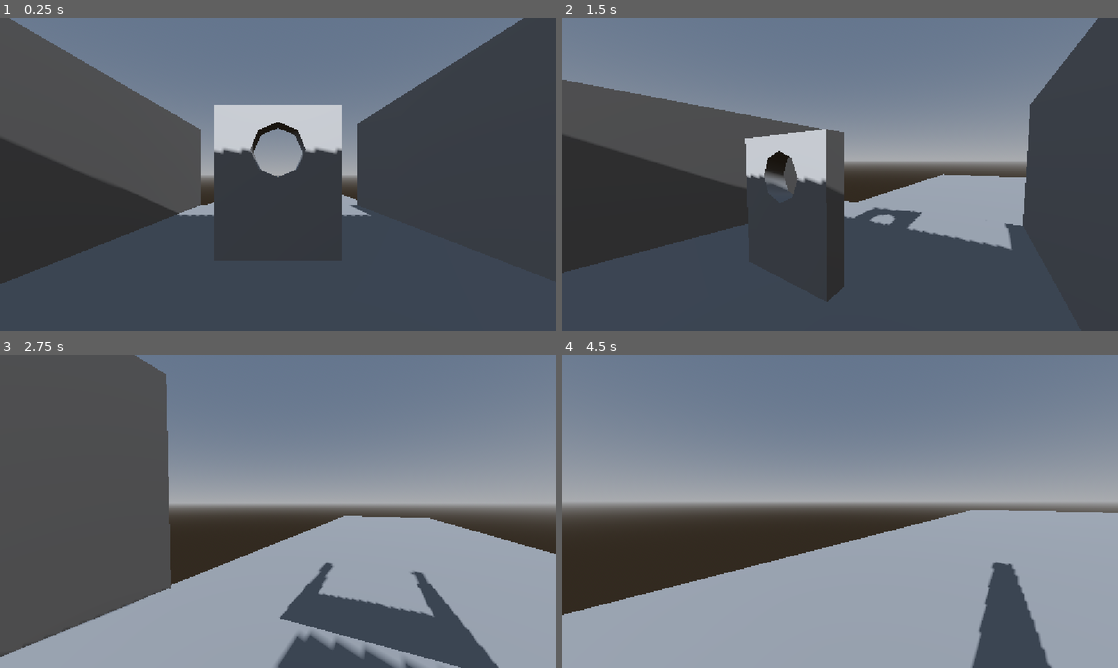
Above: before the commit, frames 1-4 (two rows, left to right).
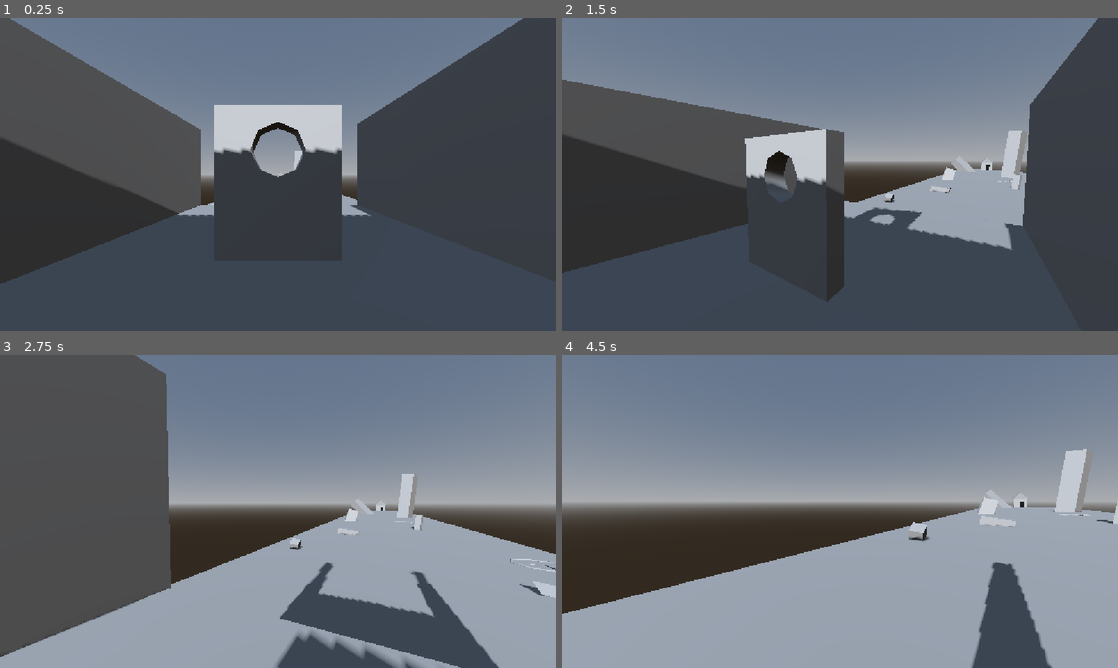
Above: after the commit, the same moments.

Repository: WatermelongamingA1/rileys-neighborhood
Game: Godot game, scene res://3d_room_test.tscn
The game is run twice, just before and just after one commit, with the same random seed, the same clock (stepped at 60 frames per second) and the same inputs. This scene is started directly instead of the project's main scene.
Inputs (mouse positions are in pixels of both pictures, inside the frame that each line leads up to):
- Up to frame 1 (0.25 s): no input
- Up to frame 2 (1.5 s): tap Enter (ui_accept) at 0.5 s; move the mouse to (962, 158) at 0.52 s; hold D (right) 0.53-1.28 s; click (962, 158) at 0.67 s; tap Space (jump) at 0.77 s; move the mouse to (812, 174) at 1.27 s; hold Up (ui_up) from 1.28 s (still down)
- Up to frame 3 (2.75 s): keep holding Up (ui_up); tap Space (jump) at 1.52 s; move the mouse to (289, 505) at 2.02 s
- Up to frame 4 (4.5 s): keep holding Up (ui_up); move the mouse to (834, 517) at 2.77 s; click (834, 517) at 2.92 s; tap Space (jump) at 3.02, 3.77 s; move the mouse to (878, 514) at 3.52 s; move the mouse to (795, 508) at 4.27 s

The runs differ from the first frame. In frame 1, less than 0.1% of the frame differs, in the area x 37-63%, y 42-60%; in frame 2, 1.0%; in frame 3, 1.1%; in frame 4, 1.7%, in the area x 0-100%, y 30-84%.

Commit message:
Made basic level design for the 3d part
hi zens

Diff:
--- a/3d_room_test.tscn
+++ b/3d_room_test.tscn
@@ -14,13 +14,23 @@
 sky = SubResource("Sky_e3syd")
 
 [sub_resource type="BoxShape3D" id="BoxShape3D_rn7tw"]
-size = Vector3(2.7, 4.7000003, 131.3)
+size = Vector3(2.7, 35.9, 215.8)
 
 [sub_resource type="BoxShape3D" id="BoxShape3D_netps"]
-size = Vector3(5.8, 4.7000003, 132)
+size = Vector3(5.8, 25.9, 218.6)
+
+[sub_resource type="BoxShape3D" id="BoxShape3D_1grxq"]
+size = Vector3(55.7, 25.9, 4.8)
 
 [sub_resource type="BoxShape3D" id="BoxShape3D_e3syd"]
 size = Vector3(48.4, 6.4, 0.90000004)
+
+[sub_resource type="StandardMaterial3D" id="StandardMaterial3D_8l6ir"]
+albedo_color = Color(0, 0, 0, 1)
+
+[sub_resource type="BoxMesh" id="BoxMesh_go7vm"]
+material = SubResource("StandardMaterial3D_8l6ir")
+size = Vector3(2.385, 4.135, 1)
 
 [node name="3dRoomTest" type="Node3D" unique_id=1697210721]
 
@@ -55,9 +65,9 @@
 input_jump = "jump"
 
 [node name="CSGBox3D3" type="CSGBox3D" parent="." unique_id=1156862546]
-transform = Transform3D(1, 0, 0, 0, 1, 0, 0, 0, 1.0000001, 3.187854, -6.4667935, -71.57665)
-use_collision = true
-size = Vector3(43.100002, 0.3, 129.7)
+transform = Transform3D(1, 0, 0, 0, 1, 0, 0, 0, 1.0000001, 3.087854, -6.8667936, -120.976654)
+use_collision = true
+size = Vector3(43.100002, 1.1, 230.7)
 
 [node name="CSGBox3D4" type="CSGBox3D" parent="." unique_id=461631093]
 transform = Transform3D(1, 0, 0, 0, 1, 0, 0, 0, 1, 4.8999996, -3.1999996, -0.0499997)
@@ -79,20 +89,116 @@
 use_collision = true
 size = Vector3(10.7, 6.6, 0.6)
 
+[node name="CSGBox3D8" type="CSGBox3D" parent="." unique_id=1023109122]
+transform = Transform3D(0.9848077, 0.1736482, 0, -0.15038374, 0.8528685, -0.5, -0.0868241, 0.49240386, 0.8660254, -13.25, -5.55, -37.95)
+use_collision = true
+size = Vector3(1.5, 1.3000001, 1.5)
+
+[node name="CSGBox3D9" type="CSGBox3D" parent="." unique_id=714969331]
+transform = Transform3D(0.9848077, 0.1736482, 0, -0.15038374, 0.8528685, -0.5, -0.0868241, 0.49240386, 0.8660254, 12.962784, -5.8960624, -30.530186)
+use_collision = true
+size = Vector3(1.5, 0.001, 1.5)
+
+[node name="CSGBox3D10" type="CSGBox3D" parent="." unique_id=271737903]
+transform = Transform3D(-0.12870869, -0.99146634, 0.020709254, -0.99015945, 0.1296401, 0.052714147, -0.05494892, -0.013720676, -0.99839526, -6.951212, -5.7330375, -59.234695)
+use_collision = true
+size = Vector3(1.5, 4.7000003, 1.5)
+
+[node name="CSGBox3D11" type="CSGBox3D" parent="." unique_id=1642131017]
+transform = Transform3D(-0.89628077, 0.09581824, 0.4330129, 0.07836991, 0.99523485, -0.058012694, -0.43650818, -0.018060474, -0.8995191, 10.748789, -4.233038, -76.8347)
+use_collision = true
+size = Vector3(1.5, 4.7000003, 1.5)
+
+[node name="CSGBox3D12" type="CSGBox3D" parent="." unique_id=779464869]
+transform = Transform3D(-0.6412971, -0.69361776, 0.3280746, -0.56410855, 0.71604025, 0.41117936, -0.5201158, 0.07861835, -0.85046995, -7.874422, -5.949521, -177.22638)
+use_collision = true
+size = Vector3(5.2000003, 24.4, 6.3)
+
+[node name="CSGBox3D13" type="CSGBox3D" parent="." unique_id=701459305]
+transform = Transform3D(-0.89628077, 0.09581824, 0.4330129, 0.07836991, 0.99523485, -0.058012694, -0.43650818, -0.018060474, -0.8995191, 14.335951, 4.6583157, -134.17001)
+use_collision = true
+size = Vector3(5.4, 24.4, 6.3)
+
+[node name="CSGBox3D14" type="CSGBox3D" parent="." unique_id=450818429]
+transform = Transform3D(-0.942794, 0.243679, 0.22750941, 0.30053002, 0.32584664, 0.89638495, 0.14429706, 0.9134792, -0.38043907, -10.971384, -5.1413703, -102.14688)
+use_collision = true
+size = Vector3(4.1, 5.5, 6.3)
+
+[node name="CSGBox3D15" type="CSGBox3D" parent="." unique_id=2147451183]
+transform = Transform3D(-0.9920374, -0.1051818, 0.06927514, 0.06579824, 0.036176484, 0.9971772, -0.10739103, 0.99379474, -0.02896754, 18.737543, -6.194503, -41.35712)
+use_collision = true
+size = Vector3(0.2, 2.2, 0.1)
+
+[node name="CSGBox3D16" type="CSGBox3D" parent="." unique_id=1659083911]
+transform = Transform3D(-0.10739099, 0.99379474, -0.028967543, 0.06579823, 0.036176484, 0.9971772, 0.9920374, 0.10518175, -0.06927513, 18.177956, -6.2963114, -42.47352)
+use_collision = true
+size = Vector3(0.2, 1.7, 0.1)
+
+[node name="CSGBox3D17" type="CSGBox3D" parent="." unique_id=92486303]
+transform = Transform3D(-0.10739099, 0.99379474, -0.028967543, 0.06579823, 0.036176484, 0.9971772, 0.9920374, 0.10518175, -0.06927513, 9.627821, -6.2092094, -104.51374)
+use_collision = true
+size = Vector3(3.1000001, 5.9, 0.4)
+
+[node name="CSGBox3D18" type="CSGBox3D" parent="." unique_id=516952580]
+transform = Transform3D(-0.10739099, 0.99379474, -0.028967543, 0.06579823, 0.036176484, 0.9971772, 0.9920374, 0.10518175, -0.06927513, 7.743824, -6.2552767, -102.39037)
+use_collision = true
+size = Vector3(1.5, 0.4, 0.3)
+
+[node name="CSGBox3D19" type="CSGBox3D" parent="." unique_id=1308637596]
+transform = Transform3D(-0.10739099, 0.99379474, -0.028967543, 0.06579823, 0.036176484, 0.9971772, 0.9920374, 0.10518175, -0.06927513, 10.745272, -6.0051355, -102.186905)
+use_collision = true
+size = Vector3(1.5, 0.4, 0.2)
+
 [node name="StaticBody3D" type="StaticBody3D" parent="." unique_id=520148518]
 
 [node name="CollisionShape3D" type="CollisionShape3D" parent="StaticBody3D" unique_id=1917248851]
-transform = Transform3D(1, 0, 0, 0, 1, 0, 0, 0, 1, 25.55, -4.1000004, -70.24999)
+transform = Transform3D(1, 0, 0, 0, 1, 0, 0, 0, 1, 25.55, 11.5, -112.49999)
 shape = SubResource("BoxShape3D_rn7tw")
 
 [node name="StaticBody3D2" type="StaticBody3D" parent="." unique_id=1299566512]
 
 [node name="CollisionShape3D" type="CollisionShape3D" parent="StaticBody3D2" unique_id=169374520]
-transform = Transform3D(1, 0, 0, 0, 1, 0, 0, 0, 1, -21.399998, -4.1000004, -72.5)
+transform = Transform3D(1, 0, 0, 0, 1, 0, 0, 0, 1, -21.399998, 6.499999, -115.8)
 shape = SubResource("BoxShape3D_netps")
+
+[node name="StaticBody3D4" type="StaticBody3D" parent="." unique_id=1717330975]
+
+[node name="CollisionShape3D" type="CollisionShape3D" parent="StaticBody3D4" unique_id=612896008]
+transform = Transform3D(1, 0, 0, 0, 1, 0, 0, 0, 1, 1.8500051, 6.499999, -210.3)
+shape = SubResource("BoxShape3D_1grxq")
 
 [node name="StaticBody3D3" type="StaticBody3D" parent="." unique_id=550374285]
 
 [node name="CollisionShape3D" type="CollisionShape3D" parent="StaticBody3D3" unique_id=1283975085]
 transform = Transform3D(1, 0, 0, 0, 1, 0, 0, 0, 1, 2.0999956, -4.0000005, -6.6499944)
 shape = SubResource("BoxShape3D_e3syd")
+
+[node name="CSGTorus3D" type="CSGTorus3D" parent="." unique_id=1385590660]
+transform = Transform3D(1, 0, 0, 0, 1, 0, 0, 0, 1, 18.7, -6.299999, -42.399998)
+use_collision = true
+inner_radius = 2.8
+outer_radius = 3.1000001
+
+[node name="CSGBox3D20" type="CSGBox3D" parent="." unique_id=1940211952]
+transform = Transform3D(1, 0, 0, 0, 1, 0, 0, 0, 1, 3.3500001, -2.95, -232.70001)
+use_collision = true
+size = Vector3(7.7000003, 6.9, 7)
+
+[node name="CSGBox3D22" type="CSGBox3D" parent="." unique_id=346523021]
+transform = Transform3D(1, 0, 0, 0, 1, 0, 0, 0, 1, 4.3999996, -4.2999997, -232.20001)
+use_collision = true
+size = Vector3(2.4, 4.2000003, 6.8)
+
+[node name="CSGMesh3D" type="CSGMesh3D" parent="CSGBox3D22" unique_id=1019688017]
+transform = Transform3D(1, 0, 0, 0, 1, 0, 0, 0, 1, 0, 0, 3)
+mesh = SubResource("BoxMesh_go7vm")
+
+[node name="CSGBox3D21" type="CSGBox3D" parent="." unique_id=327860093]
+transform = Transform3D(0.7644802, 0.031324785, -0.6438857, -0.63056165, -0.17131981, -0.75699496, -0.13402312, 0.98471725, -0.111218356, 3.3349879, 0.2979938, -232.71396)
+use_collision = true
+size = Vector3(7.3, 8.5, 6.6)
+
+[node name="CSGBox3D" type="CSGBox3D" parent="CSGBox3D21" unique_id=1223364136]
+transform = Transform3D(0.71328896, -0.1172345, 0.69099295, 0.09870575, 0.9928709, 0.06656111, -0.69387335, 0.020726793, 0.71978945, 2.081707, -1.2582092, 2.3019667)
+operation = 2
+size = Vector3(11.7, 15.5, 6.2000003)
